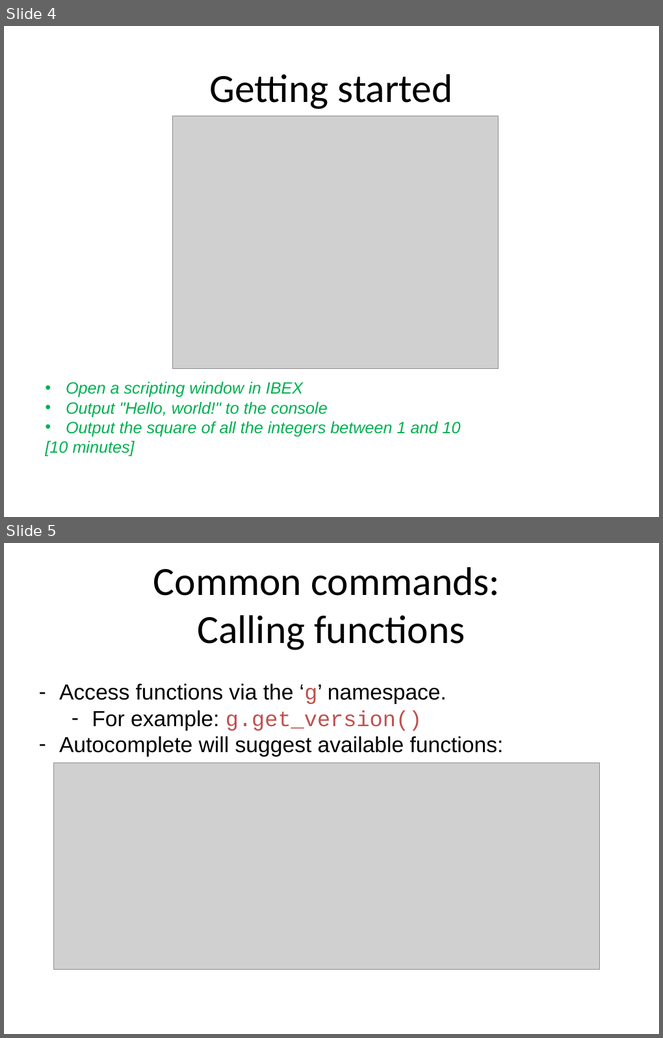
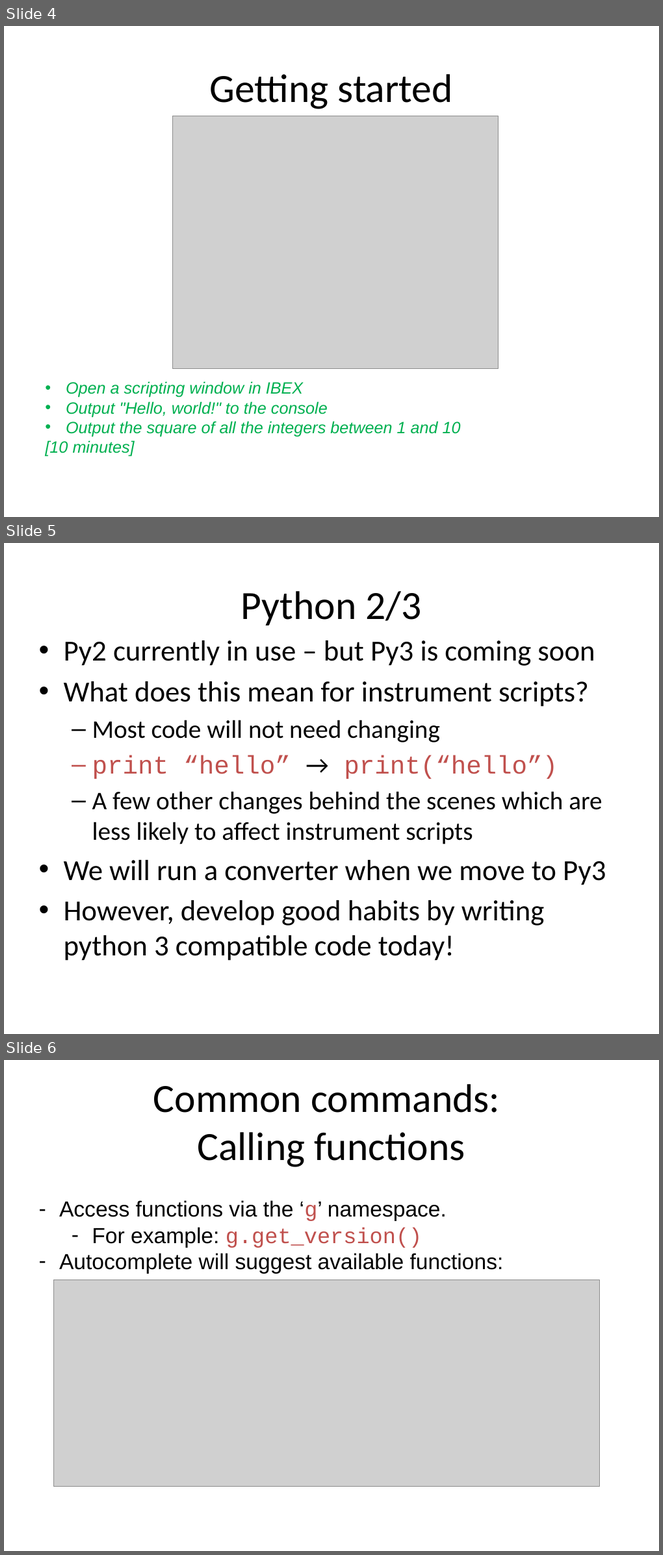
Before and after one commit to ISISComputingGroup/ibex_user_manual, a slide deck: genie_python_and_ibex/genie_python_and_ibex.pptx. Shown one above the other, each under a label of ours: slides 4 and 5 before the commit, slides 4, 5 and 6 after it. The pictures are 663x1038 and 663x1555 pixels, drawn with LibreOffice and Linux fonts; fonts in the diff are those of the drawing; grey boxes stand for pictures; background and template pictures are left out. Boxes give left, top, right and bottom in pixels: in the first picture for what was removed or moved away, otherwise in the second. Text is boxed around its words. In the diff, an @@ line names an element or a change of style, - is before the commit and + after.

Commit message:
Add slide about Py2/3 compatibility. Convert examples to Py3

```diff
--- a/genie_python_and_ibex/genie_python_and_ibex.pptx
+++ b/genie_python_and_ibex/genie_python_and_ibex.pptx
@@ slide 5 added at [4, 543, 659, 1034], background #FFFFFF @@
@@ title added at [241, 591, 422, 626], 44 pt, text #000000 @@
+Python 2/3
@@ text added at [64, 641, 606, 961], 32 pt, text #000000 @@
+• Py2 currently in use – but Py3 is coming soon
+• What does this mean for instrument scripts?
+  – Most code will not need changing
+  – print “hello” → print(“hello”)
+  – A few other changes behind the scenes which are less likely to affect instrument scripts
+• We will run a converter when we move to Py3
+• However, develop good habits by writing python 3 compatible code today!
@@ what was slide 5 is now slide 6 @@
```
Also in this commit, not shown: 3 slides changed.
